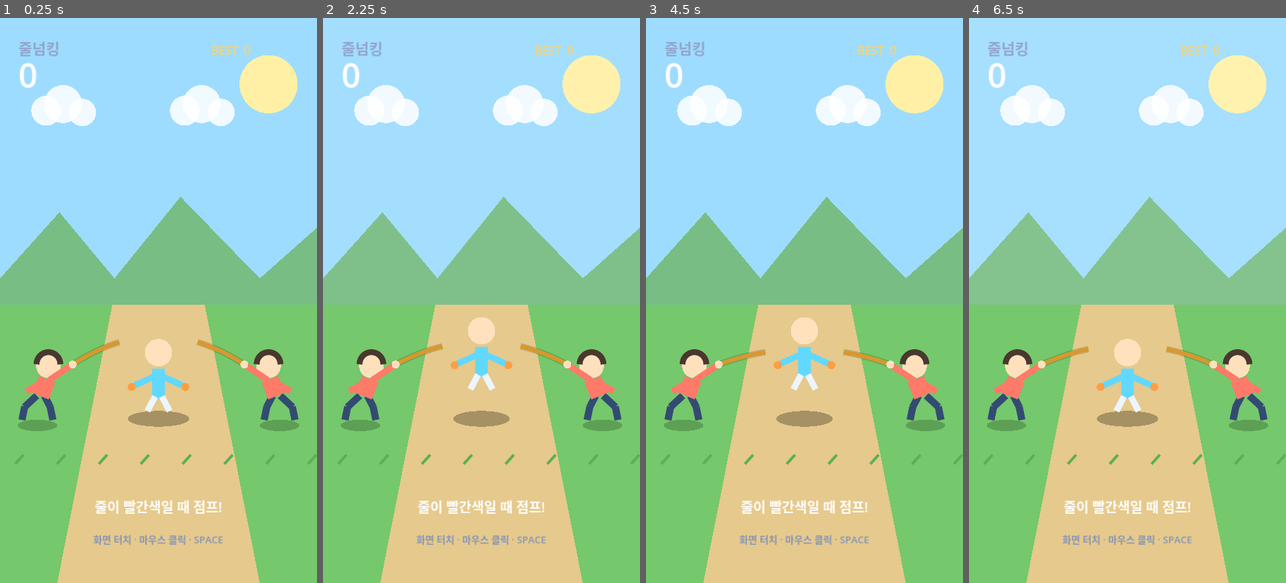
Above: before the commit, frames 1-4 (left to right).
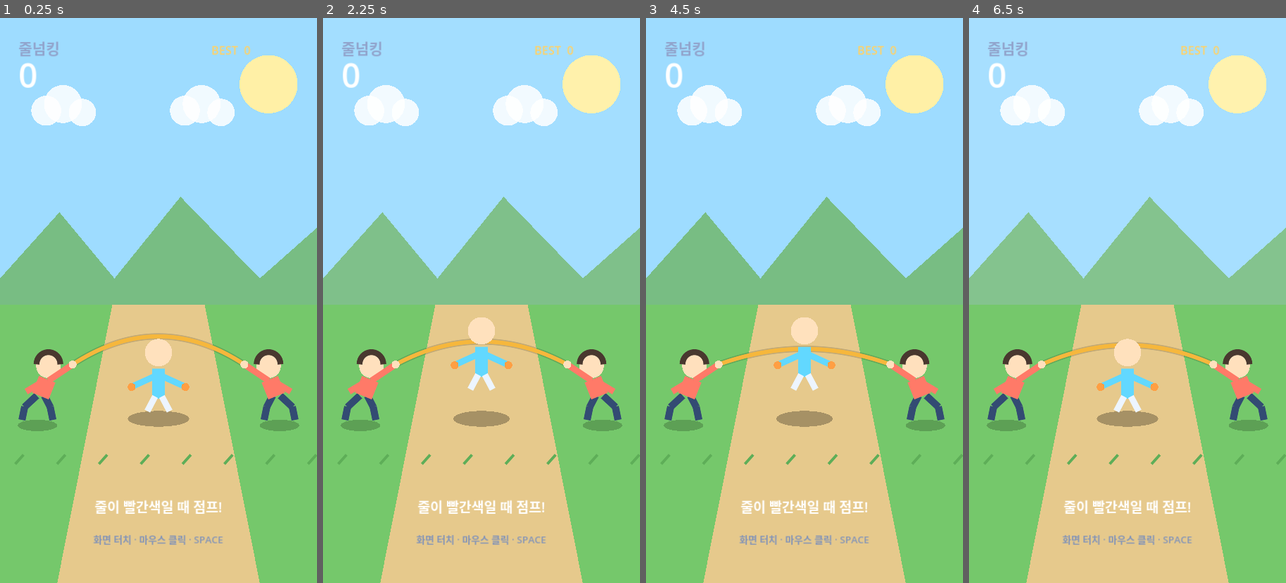
Above: after the commit, the same moments.

Repository: eunchan4490-star/Rope-King
Game: Godot game, scene res://main.tscn
The game is run twice, just before and just after one commit, with the same random seed, the same clock (stepped at 60 frames per second) and the same inputs.
Inputs (mouse positions are in pixels of both pictures, inside the frame that each line leads up to):
- Up to frame 1 (0.25 s): no input
- Up to frame 2 (2.25 s): move the mouse to (551, 272) at 0.52 s; hold Space (jump) 0.53-1.28 s; click (551, 272) at 0.67 s; move the mouse to (418, 328) at 1.27 s; tap Space (jump) at 1.35, 1.52, 1.82 s; click (418, 328) at 1.42 s; move the mouse to (513, 176) at 2.02 s; hold Space (jump) from 2.03 s (still down); click (513, 176) at 2.17 s
- Up to frame 3 (4.5 s): move the mouse to (788, 413) at 2.77 s; release Space (jump) at 2.78 s; tap Space (jump) at 2.85, 3.02, 3.32, 4.35 s; click (788, 413) at 2.92 s; move the mouse to (899, 385) at 3.52 s; hold Space (jump) 3.53-4.28 s; click (899, 385) at 3.67 s; tap Enter at 4.25 s; move the mouse to (709, 215) at 4.27 s; click (709, 215) at 4.42 s
- Up to frame 4 (6.5 s): tap Space (jump) at 4.52, 4.82, 5.85, 6.02, 6.32 s; move the mouse to (1143, 300) at 5.02 s; hold Space (jump) 5.03-5.78 s; click (1143, 300) at 5.17 s; move the mouse to (1079, 159) at 5.77 s; click (1079, 159) at 5.92 s

The runs differ from the first frame. In frame 1, 0.5% of the frame differs, in the area x 23-77%, y 55-62%; in frame 2, 0.4%; in frame 3, 0.4%; in frame 4, 0.4%.

Commit message:
fix: layer rope naturally around player

Diff:
--- a/scripts/main.gd
+++ b/scripts/main.gd
@@ -118,13 +118,13 @@
 
 	_draw_background()
 	_draw_ground()
-	# The upper half of the rope passes behind everyone.
+	# Draw the rear half first so only the parts covered by people are hidden.
 	if _rope_is_behind():
 		_draw_rope()
 	_draw_turner(Vector2(85.0, TURNER_GROUND_Y), false)
 	_draw_turner(Vector2(635.0, TURNER_GROUND_Y), true)
 	_draw_player()
-	# The lower half passes in front of the player, like a real long rope.
+	# Draw the front half last so it visibly passes in front of the player.
 	if not _rope_is_behind():
 		_draw_rope()
 	_draw_hud()
@@ -166,41 +166,18 @@
 		points.append(Vector2(x, y))
 	var show_jump_cue := _is_jump_cue()
 	var rope_color := Color("ff334f") if show_jump_cue else Color("f6b73c")
-	if _rope_is_behind() and not show_jump_cue:
-		rope_color = Color("d9982d")
-	_draw_rope_polyline(points, Color(0, 0, 0, 0.16), 13.0)
-	_draw_rope_polyline(points, rope_color, 8.0)
+	draw_polyline(points, Color(0, 0, 0, 0.16), 13.0, true)
+	draw_polyline(points, rope_color, 8.0, true)
 	draw_circle(LEFT_HAND, 7.0, Color("f6b73c"))
 	draw_circle(RIGHT_HAND, 7.0, Color("f6b73c"))
 
 
-func _draw_rope_polyline(points: PackedVector2Array, color: Color, width: float) -> void:
-	if not _rope_is_behind():
-		draw_polyline(points, color, width, true)
-		return
-
-	# Hide the rear rope anywhere it overlaps the player's full silhouette.
-	# This prevents it from showing through gaps between the body and limbs.
-	var player_position := Vector2(PLAYER_X, PLAYER_GROUND_Y + jump_height)
-	var player_occlusion := Rect2(player_position + Vector2(-82.0, -176.0), Vector2(164.0, 200.0))
-	var visible_segment := PackedVector2Array()
-	for point in points:
-		if player_occlusion.has_point(point):
-			if visible_segment.size() >= 2:
-				draw_polyline(visible_segment, color, width, true)
-			visible_segment = PackedVector2Array()
-		else:
-			visible_segment.append(point)
-	if visible_segment.size() >= 2:
-		draw_polyline(visible_segment, color, width, true)
-
-
 func _rope_is_behind() -> bool:
 	return sin(rope_angle) < 0.0
 
 
 func _is_jump_cue() -> bool:
-	if game_over or rope_speed <= 0.0:
+	if game_over or rope_speed <= 0.0 or _rope_is_behind():
 		return false
 	var seconds_until_crossing := fposmod(ROPE_CROSSING_ANGLE - rope_angle, TAU) / rope_speed
 	return seconds_until_crossing <= JUMP_CUE_SECONDS
